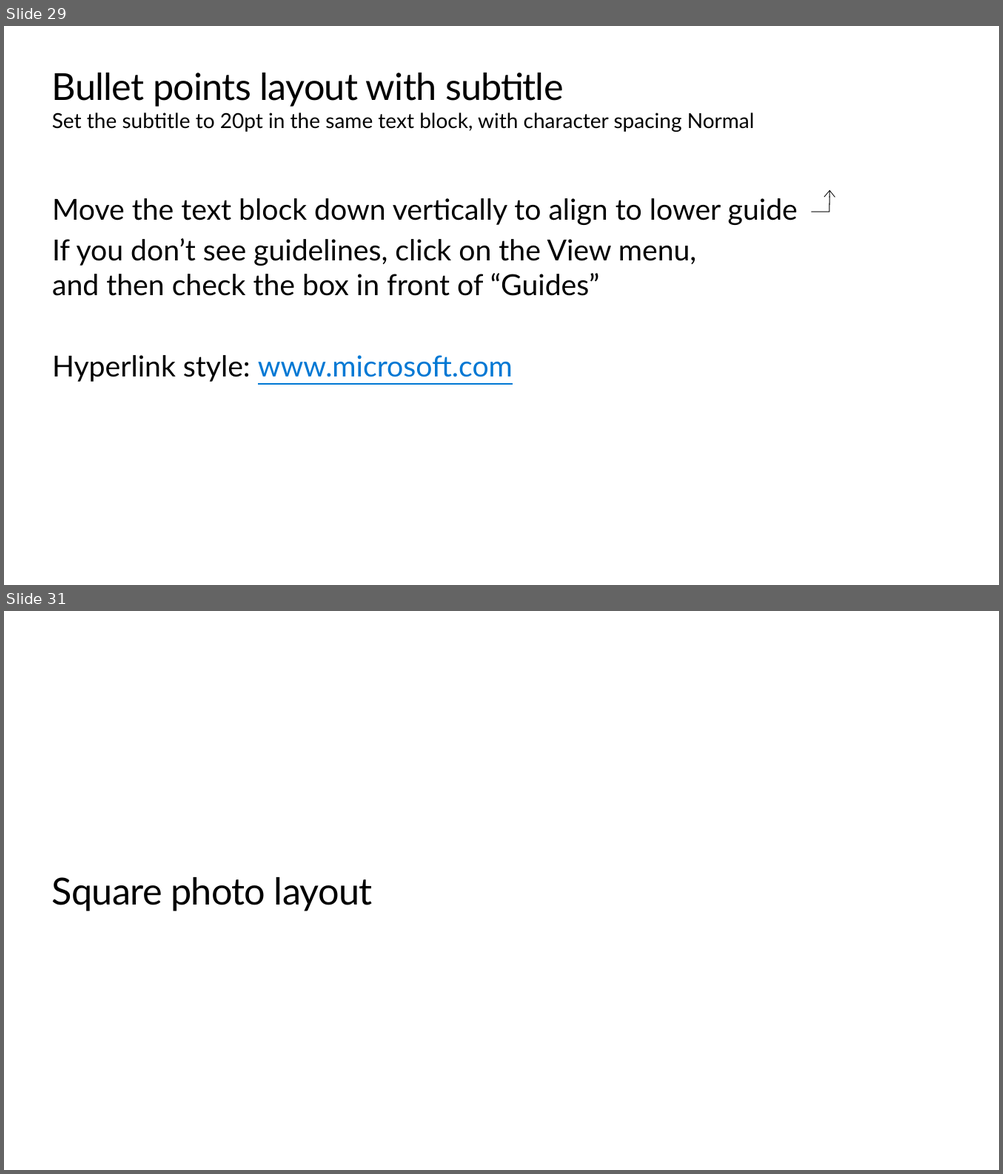
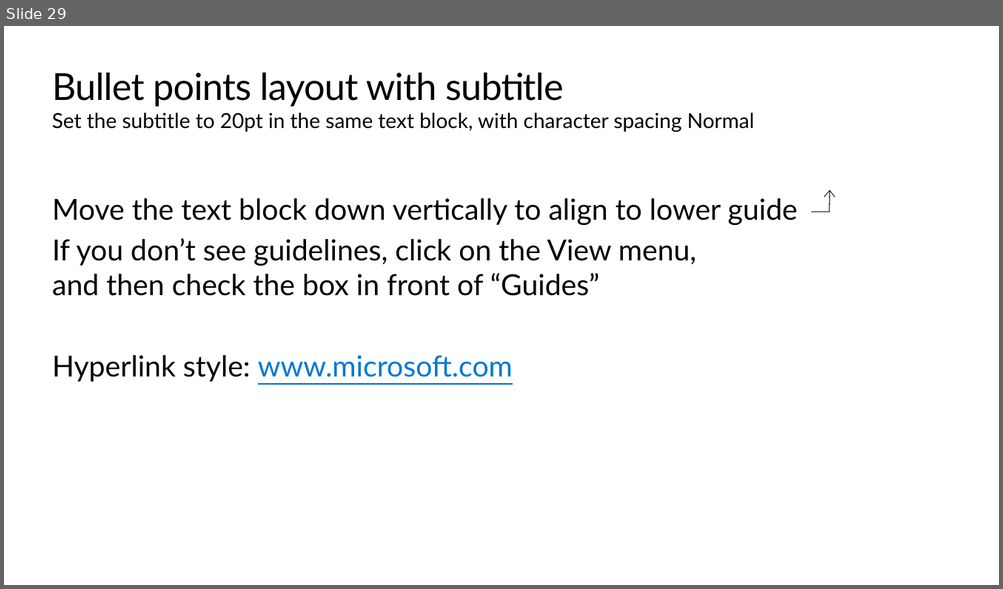
Before and after one commit to peterperov/MSFTCSA, a slide deck: 126-AzureCost/Azure Cost PBI BootCamp.pptx. Shown one above the other, each under a label of ours: slides 29 and 31 before the commit, slide 29 after it; the slides between them are not shown. The pictures are 1003x1174 and 1003x589 pixels, drawn with LibreOffice and Linux fonts; fonts in the diff are those of the drawing; background and template pictures are left out. Boxes give left, top, right and bottom in pixels: in the first picture for what was removed or moved away, otherwise in the second. Text is boxed around its words. In the diff, an @@ line names an element or a change of style, - is before the commit and + after.

```diff
--- a/126-AzureCost/Azure Cost PBI BootCamp.pptx
+++ b/126-AzureCost/Azure Cost PBI BootCamp.pptx
@@ slide 31 removed at (4, 611, 999, 1170), background #FFFFFF @@
@@ title removed at (52, 877, 373, 911) @@
-Square photo layout
```
Also in this commit, not shown: 16 other slides removed, 2 other files.
